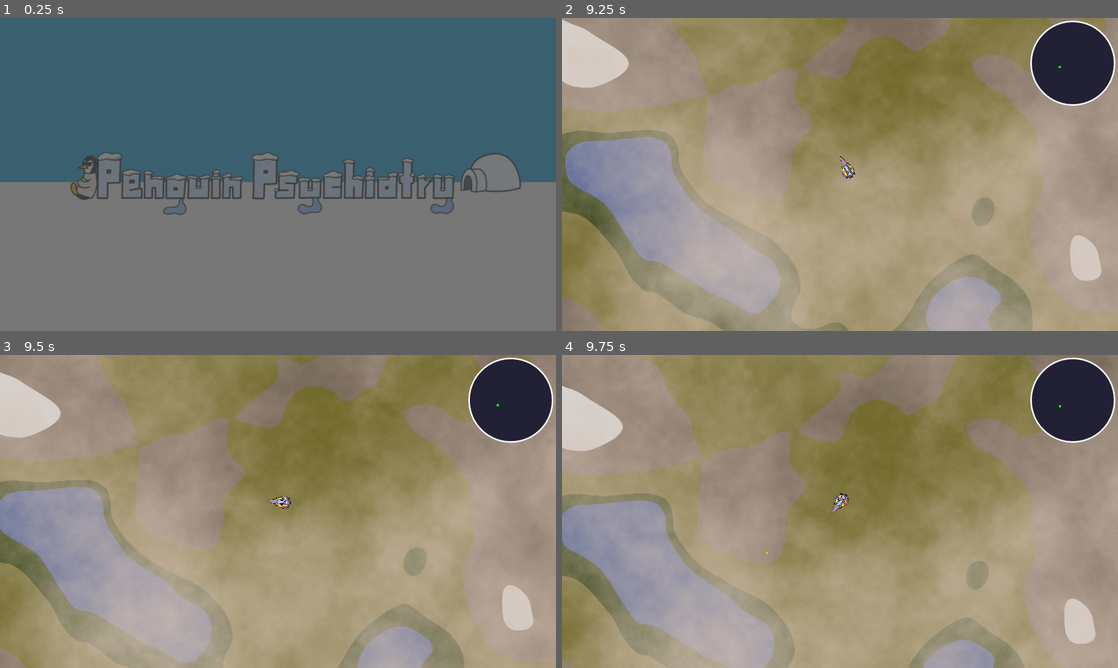
Above: before the commit, frames 1-4 (two rows, left to right).
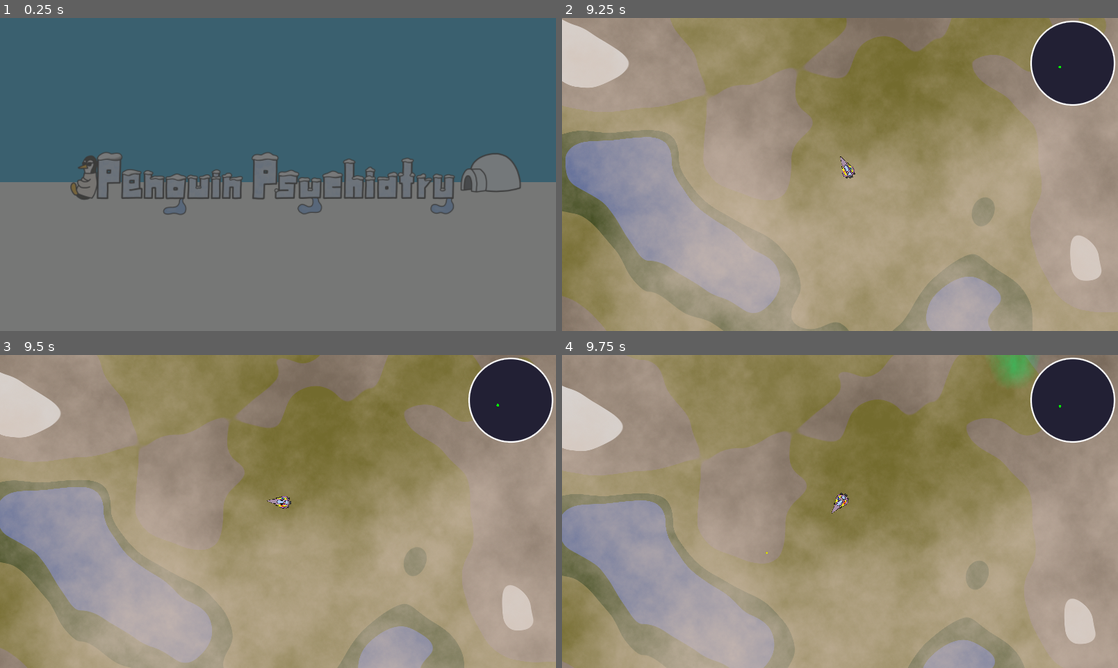
Above: after the commit, the same moments.

Repository: nalquas/openjam-2020
Game: Godot game, scene res://scenes/game/Splashscreen.tscn
Two runs of this game, one before a commit and one after it. Both use one fixed random seed, a clock stepped at 60 frames per second and the inputs below.
Inputs (mouse positions are in pixels of both pictures, inside the frame that each line leads up to):
- Up to frame 1 (0.25 s): no input
- Up to frame 2 (9.25 s): tap Enter at 0.5 s; move the mouse to (962, 158) at 0.52 s; hold Right (right) 0.53-1.25 s; hold Shift (boost) 0.53-1.25 s; click (962, 158) at 0.67 s; click "Start" at 1.25 s; move the mouse to (728, 190) at 2.02 s; hold Left (left) 2.03-2.78 s; tap Space (shoot) every 1.5 s from 2.1 to 8.1 s; move the mouse to (895, 105) at 2.77 s; hold Right (right) 2.78-3.53 s; hold Shift (boost) 2.78-3.53 s; move the mouse to (812, 237) at 3.52 s; hold Up (thrust) 3.53-4.28 s; click (812, 237) at 3.67 s; move the mouse to (1006, 221) at 4.27 s; hold Shift (boost) 4.28-5.03 s; hold Left (left) 4.28-6.53 s; move the mouse to (673, 127) at 5.02 s; move the mouse to (867, 174) at 5.77 s; hold Shift (boost) 5.78-6.53 s; click (867, 174) at 5.92 s; move the mouse to (756, 96) at 6.52 s; hold Right (right) 6.53-7.28 s; move the mouse to (962, 158) at 7.27 s; hold Up (thrust) 7.28-8.03 s; hold Shift (boost) 7.28-8.03 s; move the mouse to (728, 190) at 8.02 s; hold Right (right) 8.03-8.78 s; click (728, 190) at 8.17 s; move the mouse to (895, 105) at 8.77 s; hold Left (left) from 8.78 s (still down); hold Shift (boost) from 8.78 s (still down)
- Up to frame 3 (9.5 s): keep holding Left (left); keep holding Shift (boost)
- Up to frame 4 (9.75 s): keep holding Left (left); move the mouse to (812, 574) at 9.52 s; release Shift (boost) at 9.53 s; tap Space (shoot) at 9.6 s

Frames 1-3 are identical in both runs. In frame 4, 0.4% of the frame differs, in the area x 77-85%, y 0-9%.

Commit message:
Finished poision clouds

Diff:
--- /dev/null
+++ b/game/assets/Enemys/P_clouds/new_shader.shader
@@ -0,0 +1,44 @@
+shader_type canvas_item;
+//color is #d2bfb1
+uniform float cldseed = 0;
+uniform vec3 color = vec3(0,1.0,0.5);
+uniform int OCTAVES = 16;
+uniform float x = 0;
+uniform float y = 0;
+uniform float density = 0.5;
+float rand(vec2 coord){
+	float seed = cldseed;
+	return fract(sin(dot(coord, mat2(vec2(cos(seed),sin(seed)),vec2(-sin(seed),cos(seed)))*vec2(56,78))*1000.0) * 1000.0);
+}
+float noise(vec2 coord){
+	vec2 i = floor(coord);
+	vec2 f = fract(coord);
+	float a = rand(i);
+	float b = rand(i+vec2(1.0,0.0));
+	float c = rand(i+vec2(0.0,1.0));
+	float d = rand(i+vec2(1.0,1.0));
+	vec2 cubic = f * f * (3.0 -2.0*f);
+	float value = mix(a,b, cubic.x) + (c-a) * cubic.y * (1.0 - cubic.x) + (d-b) * cubic.x * cubic.y;
+	return value;
+}
+float fbm(vec2 coord){
+	coord = coord/10.0;
+	float value = 0.0;
+	float scale = 0.5;
+	for (int i=0; i< OCTAVES; i++){
+		value += noise(coord) * scale;
+		coord *= 3.0;
+		scale *= 0.5;
+	}
+	return value;
+}
+void fragment() {
+	vec2 coord = (UV)*16.0;
+	vec2 motion = vec2(fbm(coord + TIME *0.5));
+	float final = fbm(coord+motion)*UV.x*(1.0-UV.x)*UV.y*(1.0-UV.y)*16.0;
+	if (final > density){
+		float opacity = (final-density)/(1.0-density);
+		COLOR = vec4(color,opacity);
+	}
+	else COLOR = vec4(0.0);
+}
--- /dev/null
+++ b/game/assets/Enemys/P_clouds/new_shadermaterial.tres
@@ -0,0 +1,12 @@
+[gd_resource type="ShaderMaterial" load_steps=2 format=2]
+
+[ext_resource path="res://assets/Enemys/P_clouds/new_shader.shader" type="Shader" id=1]
+
+[resource]
+shader = ExtResource( 1 )
+shader_param/cldseed = 0.0
+shader_param/color = Vector3( 0, 1, 0.5 )
+shader_param/OCTAVES = 16
+shader_param/x = 0.0
+shader_param/y = 0.0
+shader_param/density = 0.2
--- a/game/assets/Enemys/P_clouds/p_cloud_chunks.tscn
+++ b/game/assets/Enemys/P_clouds/p_cloud_chunks.tscn
@@ -3,6 +3,6 @@
 [ext_resource path="res://scripts/p_clouds/p_cloud_chunks.gd" type="Script" id=1]
 [ext_resource path="res://assets/Enemys/P_clouds/poison_cloud.tscn" type="PackedScene" id=2]
 
-[node name="Node2D" type="Node2D"]
+[node name="p_cloud_chunks" type="Node2D"]
 script = ExtResource( 1 )
 cloud = ExtResource( 2 )
--- a/game/assets/Enemys/P_clouds/p_cloud_map.tscn
+++ b/game/assets/Enemys/P_clouds/p_cloud_map.tscn
@@ -3,7 +3,7 @@
 [ext_resource path="res://scripts/p_clouds/p_cloud_map.gd" type="Script" id=1]
 [ext_resource path="res://assets/Enemys/P_clouds/p_cloud_chunks.tscn" type="PackedScene" id=2]
 
-[node name="Node2D" type="Node2D"]
+[node name="p_cloud_map" type="Node2D"]
 scale = Vector2( 10, 10 )
 script = ExtResource( 1 )
 chunk_scene = ExtResource( 2 )
--- /dev/null
+++ b/game/assets/Enemys/P_clouds/poison_cloud.tres
@@ -0,0 +1,56 @@
+[gd_resource type="ShaderMaterial" load_steps=2 format=2]
+
+[sub_resource type="Shader" id=5]
+code = "shader_type canvas_item;
+//color is #d2bfb1
+uniform float cldseed = 0;
+uniform vec3 color = vec3(0,1.0,0.5);
+uniform int OCTAVES = 16;
+uniform float x = 0;
+uniform float y = 0;
+uniform float density = 0.5;
+float rand(vec2 coord){
+	float seed = cldseed;
+	return fract(sin(dot(coord, mat2(vec2(cos(seed),sin(seed)),vec2(-sin(seed),cos(seed)))*vec2(56,78))*1000.0) * 1000.0);
+}
+float noise(vec2 coord){
+	vec2 i = floor(coord);
+	vec2 f = fract(coord);
+	float a = rand(i);
+	float b = rand(i+vec2(1.0,0.0));
+	float c = rand(i+vec2(0.0,1.0));
+	float d = rand(i+vec2(1.0,1.0));
+	vec2 cubic = f * f * (3.0 -2.0*f);
+	float value = mix(a,b, cubic.x) + (c-a) * cubic.y * (1.0 - cubic.x) + (d-b) * cubic.x * cubic.y;
+	return value;
+}
+float fbm(vec2 coord){
+	coord = coord/10.0;
+	float value = 0.0;
+	float scale = 0.5;
+	for (int i=0; i< OCTAVES; i++){
+		value += noise(coord) * scale;
+		coord *= 3.0;
+		scale *= 0.5;
+	}
+	return value;
+}
+void fragment() {
+	vec2 coord = (UV)*16.0;
+	vec2 motion = vec2(fbm(coord + TIME *0.5));
+	float final = fbm(coord+motion)*UV.x*(1.0-UV.x)*UV.y*(1.0-UV.y)*16.0;
+	if (final > density){
+		float opacity = (final-density)/(1.0-density);
+		COLOR = vec4(color,opacity);
+	}
+	else COLOR = vec4(0.0);
+}"
+
+[resource]
+shader = SubResource( 5 )
+shader_param/cldseed = 0.0
+shader_param/color = Vector3( 0, 1, 0.5 )
+shader_param/OCTAVES = 16
+shader_param/x = 0.0
+shader_param/y = 0.0
+shader_param/density = 0.2
--- a/game/assets/Enemys/P_clouds/poison_cloud.tscn
+++ b/game/assets/Enemys/P_clouds/poison_cloud.tscn
@@ -1,34 +1,25 @@
-[gd_scene load_steps=7 format=2]
+[gd_scene load_steps=6 format=2]
 
-[ext_resource path="res://assets/Enemys/Cloud_shader.shader" type="Shader" id=1]
+[ext_resource path="res://assets/Enemys/P_clouds/new_shadermaterial.tres" type="Material" id=1]
 [ext_resource path="res://scripts/p_clouds/poison_cloud.gd" type="Script" id=2]
 
 [sub_resource type="CapsuleShape2D" id=1]
 
-[sub_resource type="ShaderMaterial" id=2]
-shader = ExtResource( 1 )
-shader_param/cldseed = 0.0
-shader_param/color = Vector3( 0, 1, 0.5 )
-shader_param/OCTAVES = 16
-shader_param/x = 0.0
-shader_param/y = 0.0
-shader_param/density = 0.2
+[sub_resource type="OpenSimplexNoise" id=2]
 
-[sub_resource type="OpenSimplexNoise" id=3]
-
-[sub_resource type="NoiseTexture" id=4]
+[sub_resource type="NoiseTexture" id=3]
 width = 70
 height = 70
-noise = SubResource( 3 )
+noise = SubResource( 2 )
 
 [node name="P_Cloud" type="Area2D"]
 script = ExtResource( 2 )
+cld_seed = 2
 
 [node name="CollisionShape2D" type="CollisionShape2D" parent="."]
-visible = false
 shape = SubResource( 1 )
 
 [node name="Sprite" type="Sprite" parent="."]
-material = SubResource( 2 )
+material = ExtResource( 1 )
 scale = Vector2( 0.5, 0.9 )
-texture = SubResource( 4 )
+texture = SubResource( 3 )
--- a/game/scenes/game/Game.tscn
+++ b/game/scenes/game/Game.tscn
@@ -38,5 +38,5 @@
 
 [node name="Homebase" parent="." instance=ExtResource( 4 )]
 
-[node name="Node2D" parent="." instance=ExtResource( 8 )]
+[node name="p_cloud_map" parent="." instance=ExtResource( 8 )]
 [connection signal="menu" from="GameMenu" to="." method="_on_GameMenu_menu"]
--- a/game/scripts/Cloud_Layer/cloud_gen.gd
+++ b/game/scripts/Cloud_Layer/cloud_gen.gd
@@ -25,7 +25,6 @@
 	var new_pos = player_chunk()
 	if not playerpos == new_pos:
 		playerpos = new_pos
-		print (playerpos)
 		for x in range(-5+playerpos.x,6+playerpos.x):
 			for y in range(-5+playerpos.y,6+playerpos.y):
 				if not chunks.has(x):
--- a/game/scripts/Game.gd
+++ b/game/scripts/Game.gd
@@ -7,6 +7,7 @@
 
 func _process(_delta):
 	# Handle menu toggle
+	$p_cloud_map.player_coord = $Player.position
 	if Input.is_action_just_pressed("menu"):
 		$GameMenu.set_visible(!$GameMenu.get_visible())
 
--- a/game/scripts/Player.gd
+++ b/game/scripts/Player.gd
@@ -6,6 +6,7 @@
 export (float) var max_speed = 512.0
 export (float) var acceleration = 21.0
 export (float) var brake_factor = 0.98
+export (int) var hp = 100
 var speed = Vector2(0.0, 0.0)
 
 var mouse_input_disabled = true
@@ -84,3 +85,6 @@
 
 func set_camera(state):
 	$Camera2D.current = state
+
+func deal_damage(damage):
+	self.hp -= damage
--- a/game/scripts/map_Layer/map.gd
+++ b/game/scripts/map_Layer/map.gd
@@ -23,7 +23,6 @@
 func _process(delta):
 	var new_pos = player_chunk()
 	if not playerpos == new_pos:
-		print ("change")
 		playerpos = new_pos
 		for x in range(-5+playerpos.x,6+playerpos.x):
 			for y in range(-5+playerpos.y,6+playerpos.y):
--- a/game/scripts/p_clouds/p_cloud_chunks.gd
+++ b/game/scripts/p_clouds/p_cloud_chunks.gd
@@ -12,8 +12,8 @@
 	for i in range(3):
 		var nc = cloud.instance()
 		self.add_child(nc)
+		nc.position=Vector2(50-randf()*200,50-randf()*200)
 		nc.cld_seed=randi()
-		nc.position=Vector2(50-randf()*200,50-randf()*200)
 
 
 # Called every frame. 'delta' is the elapsed time since the previous frame.
--- a/game/scripts/p_clouds/p_cloud_map.gd
+++ b/game/scripts/p_clouds/p_cloud_map.gd
@@ -1,7 +1,7 @@
 tool
 extends Node2D
 export (PackedScene) var chunk_scene
-
+export (Vector2) var player_coord
 # Declare member variables here. Examples:
 # var a = 2
 # var b = "text"
@@ -23,26 +23,24 @@
 func _process(delta):
 	var new_pos = player_chunk()
 	if not playerpos == new_pos:
-		print ("change")
 		playerpos = new_pos
 		for x in range(-5+playerpos.x,6+playerpos.x):
 			for y in range(-5+playerpos.y,6+playerpos.y):
 				if abs(x)+abs(y)>2:
 					if not chunks.has(x):
 						chunks[x]={}
-					if not chunks[x].has(y) and x+y>2:
+					if not chunks[x].has(y) :#and abs(x)+abs(y)>2:
 						var chunk = chunk_scene.instance()
-						chunk.pos = Vector2(x,y)
 						self.add_child(chunk)
 						chunk.position=(Vector2(200.0*x,200.0*y))
 						chunks[x][y]=chunk
 
 
 func playerpos():
-	return Vector2(0,0)
+	return player_coord
 
 func player_chunk():
-	var chunk = playerpos()/self.scale/100
+	var chunk = playerpos()/self.scale/200
 	chunk.x = int(round(chunk.x))
 	chunk.y = int(round(chunk.y))
 	return chunk
--- a/game/scripts/p_clouds/poison_cloud.gd
+++ b/game/scripts/p_clouds/poison_cloud.gd
@@ -1,8 +1,16 @@
 extends Area2D
 export (int) var cld_seed = 0 setget seed_changer
-
+export (int) var dmg = 20
 func _on_ready():
 	$Sprite.material = $Sprite.material.duplicate()
 func seed_changer(inp):
-	$Sprite.material.set_shader_param("cldseed",float(inp))
-	cld_seed=inp
+	if inp!=0:
+		if self.get_child_count()==2:
+			$Sprite.material = $Sprite.material.duplicate()
+			$Sprite.material.set_shader_param("cldseed",float(inp))
+			cld_seed=inp
+func _physics_process(delta):
+	for body in self.get_overlapping_bodies():
+		if body.is_in_group("Player"):
+			body.deal_damage(dmg)
+			self.queue_free()
